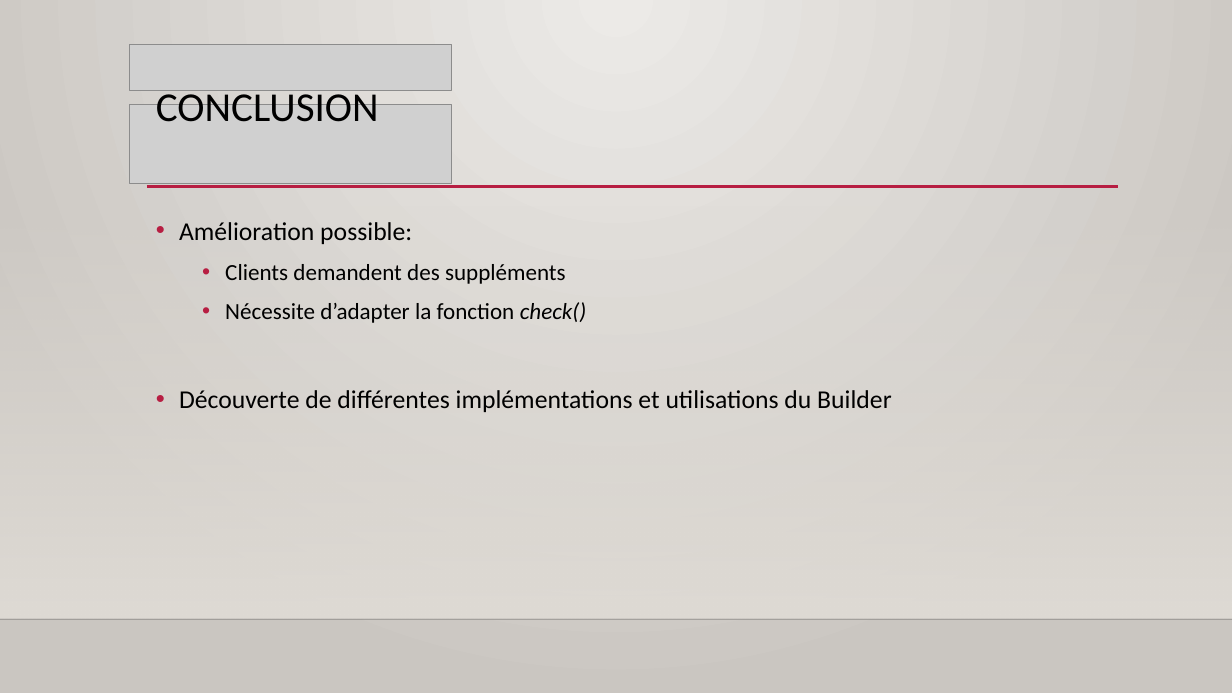
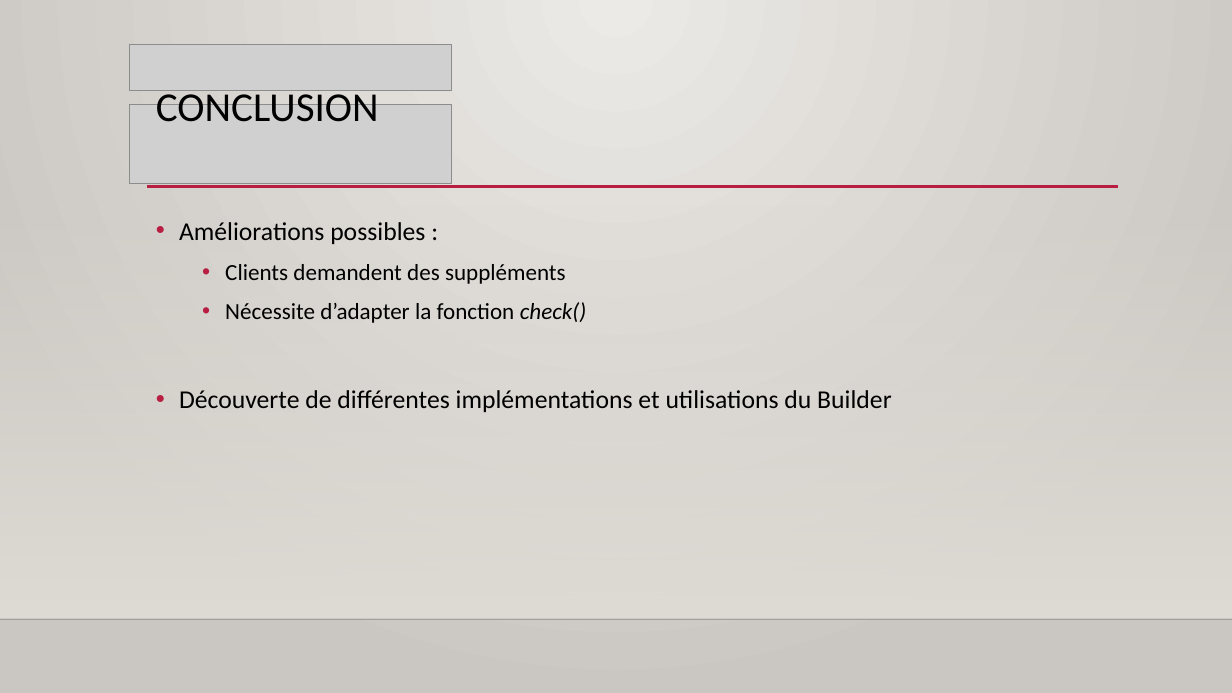
Before and after one commit to Jeremie-Chatillon/MCR_Presentation_Monteur, a slide deck: slide 11 of gamePrésentation/Burger Builder.pptx. Drawn at 1232x693 pixels with LibreOffice and Linux fonts; fonts in the diff are those of the drawing; grey boxes stand for pictures; background and template pictures are left out. Boxes give left, top, right and bottom in pixels: in the first picture for what was removed or moved away, otherwise in the second. Text is boxed around its words. In the diff, an @@ line names an element or a change of style, - is before the commit and + after.

```diff
--- a/gamePrésentation/Burger Builder.pptx
+++ b/gamePrésentation/Burger Builder.pptx
@@ text at (179, 222, 425, 244): text changed @@
-• Amélioration possible:
+• Améliorations possibles :
```
Also in this commit, not shown: 3 other slides changed, 4 slides added, 4 slides removed, 8 other files.
